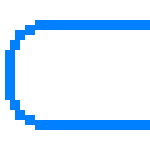
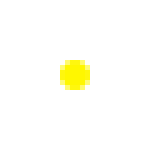
Layers edited between the first and the second (150, 150) image:
added layer "Эллипс 3" in group "Map" over [60, 60, 90, 90]
hid "22" over [5, 20, 150, 130]
